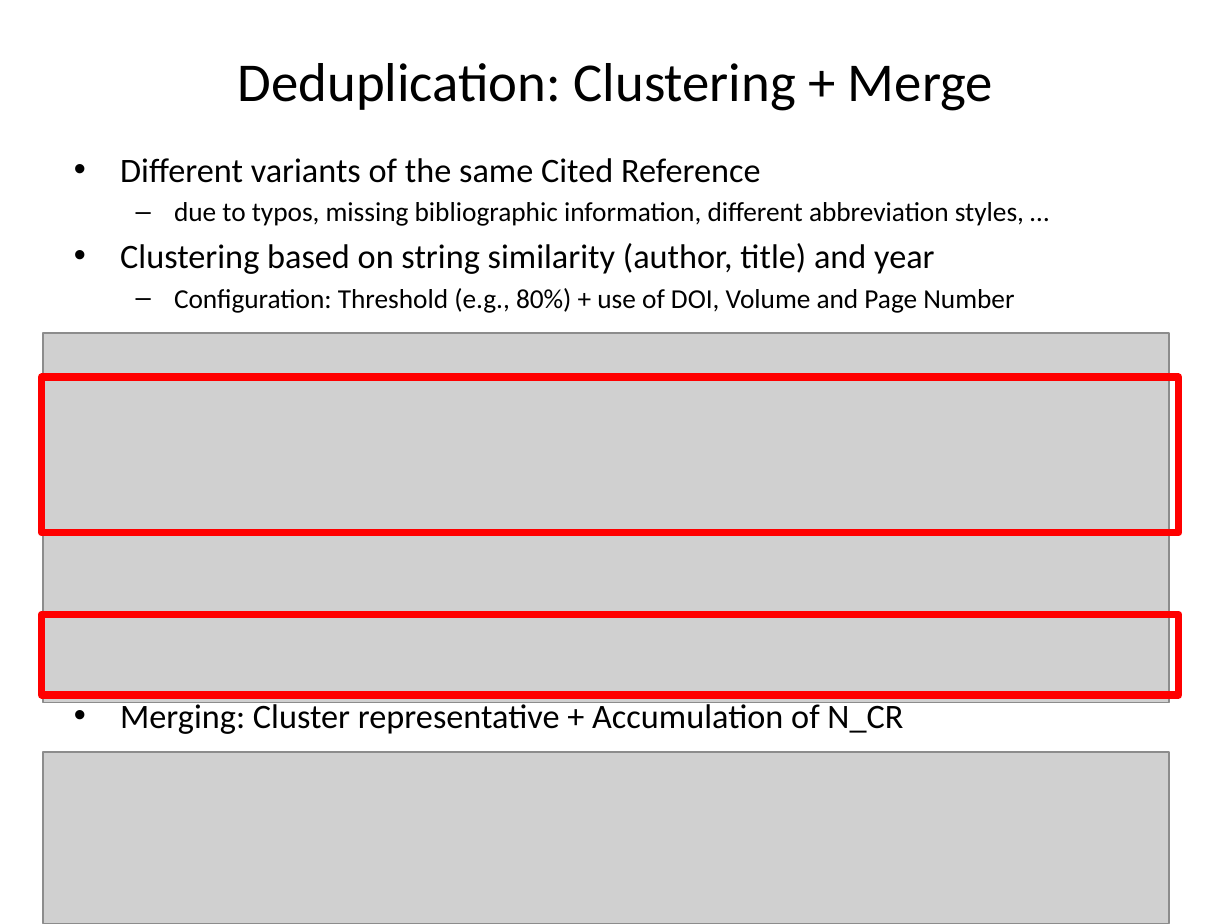
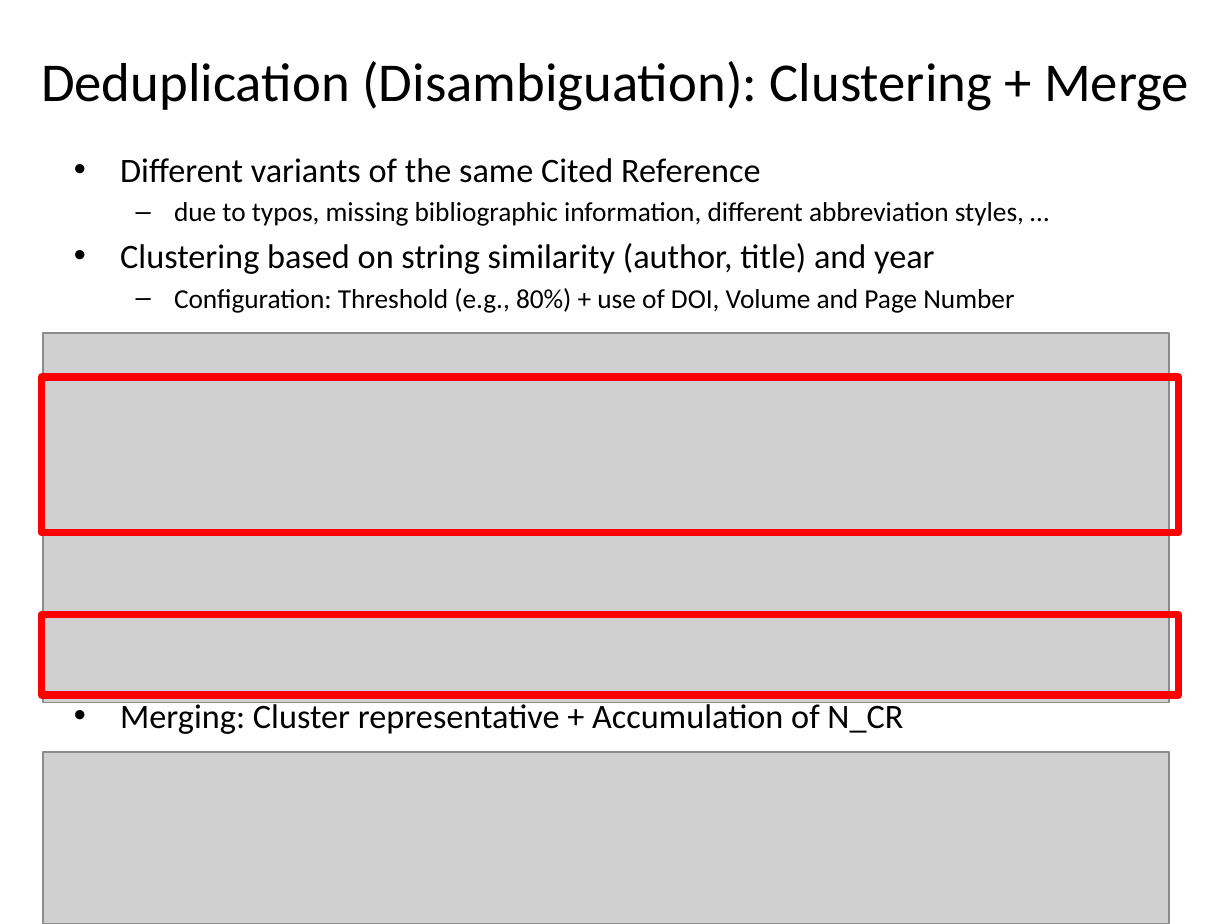
Before and after one commit to andreas-thor/cre, a slide deck: slide 7 of docs/slides/cre_overview.pptx (slide 6 before the commit). Drawn at 1232x924 pixels with LibreOffice and Linux fonts; fonts in the diff are those of the drawing; grey boxes stand for pictures. Boxes give left, top, right and bottom in pixels: in the first picture for what was removed or moved away, otherwise in the second. Text is boxed around its words. In the diff, an @@ line names an element or a change of style, - is before the commit and + after.

```diff
--- a/docs/slides/cre_overview.pptx
+++ b/docs/slides/cre_overview.pptx
@@ title at box(41, 61, 1189, 111): text changed @@
-Deduplication: Clustering + Merge
+Deduplication (Disambiguation): Clustering + Merge
```
Also in this commit, not shown: 1 other slide changed, 5 slides added, 1 slide removed.
